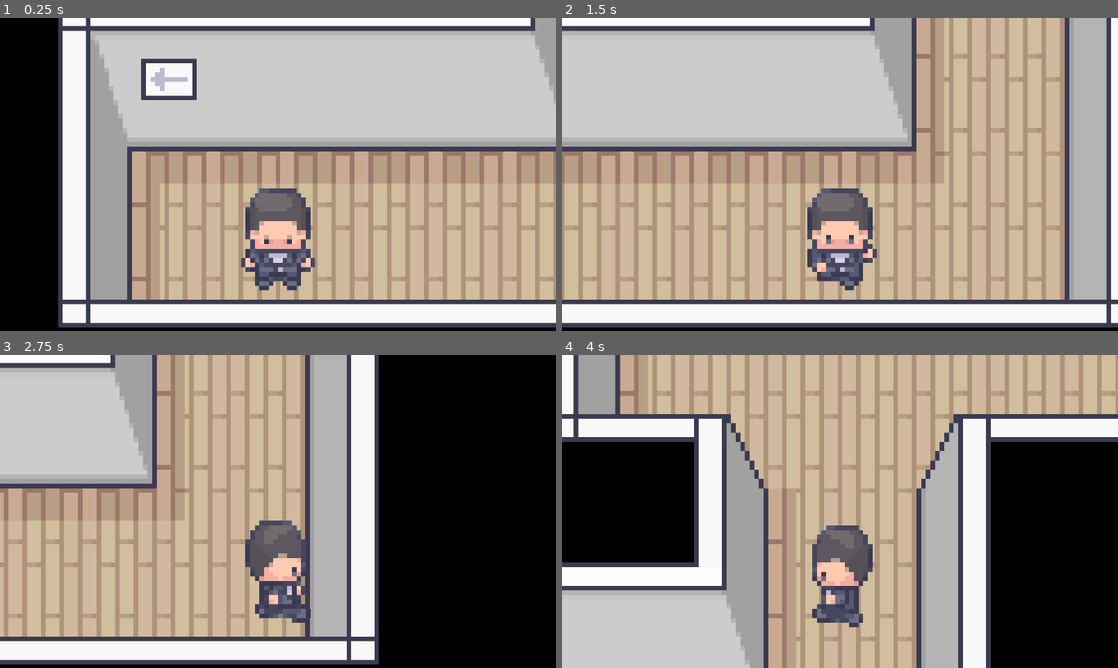
Above: before the commit, frames 1-4 (two rows, left to right).
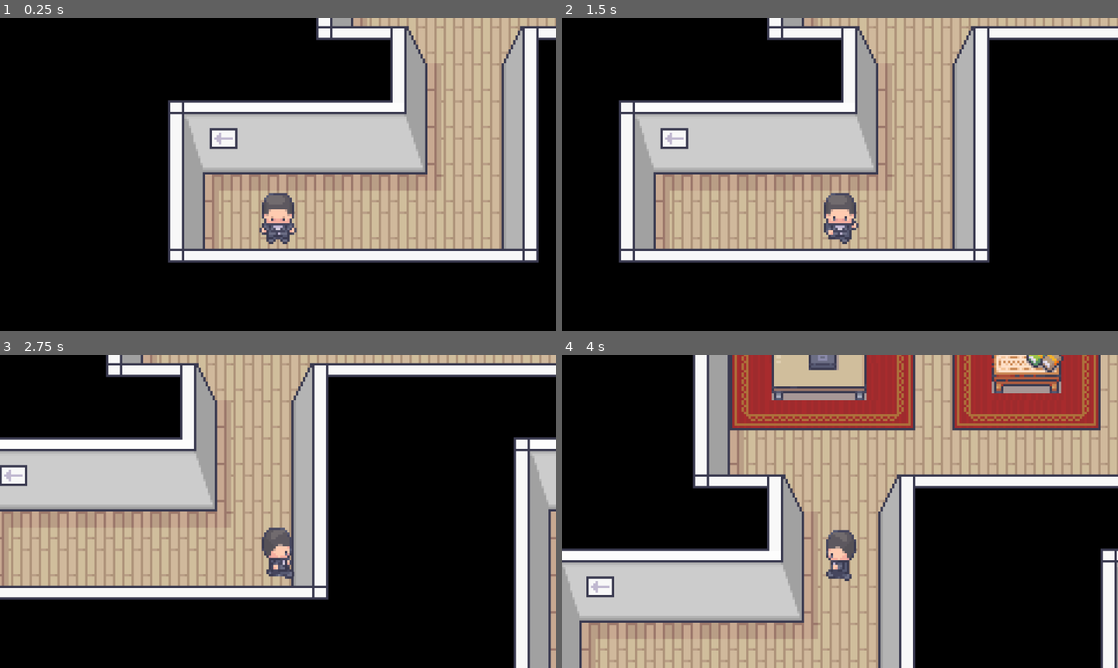
Above: after the commit, the same moments.

Repository: CISC204-S26/hw4-mrcheng-nabilmou
Game: Godot game, scene res://SCENES/TESTS/TestScene3.tscn
The game is run twice, just before and just after one commit, with the same random seed, the same clock (stepped at 60 frames per second) and the same inputs. The project has no main scene, so this scene is started directly.
Inputs:
- Up to frame 1 (0.25 s): no input
- Up to frame 2 (1.5 s): hold D (Right) 0.53-1.28 s; tap E (Interact) at 0.6, 1.35 s; hold S (Down) from 1.28 s (still down)
- Up to frame 3 (2.75 s): release S (Down) at 2.03 s; hold D (Right) from 2.03 s (still down); tap E (Interact) at 2.1 s
- Up to frame 4 (4 s): release D (Right) at 2.78 s; hold W (Up) 2.78-3.53 s; tap E (Interact) at 2.85, 3.6 s; hold A (Left) from 3.53 s (still down)

The runs differ from the first frame. In frame 1, 76% of the frame differs, in the area x 10-100%, y 0-99%; in frame 2, 85%, in the area x 0-100%, y 0-99%; in frame 3, 63%; in frame 4, 66%.

Commit message:
game aspect ratio didnt change
was set to 2 changed before to 1 yesterday didnt change for some reason idk why. even after committing, odd.

Diff:
--- a/cisc-204-pair-project/SCENES/INTERACTABLES/Dialogue.tscn
+++ b/cisc-204-pair-project/SCENES/INTERACTABLES/Dialogue.tscn
@@ -2,7 +2,7 @@
 
 [ext_resource type="Script" uid="uid://rbt0wvfjm15r" path="res://SCRIPTS/dialogue.gd" id="1_jxc7o"]
 [ext_resource type="Texture2D" uid="uid://dggb0bl2r3jsc" path="res://ASSETS/UI/UI books & more.png" id="2_mxu08"]
-[ext_resource type="FontFile" uid="uid://diagsg6itx81q" path="res://ASSETS/UI/font/m6x11plus.ttf" id="3_clwxu"]
+[ext_resource type="FontFile" uid="uid://diagsg6itx81q" path="res://ASSETS/UI/FONTS/m6x11plus.ttf" id="3_clwxu"]
 
 [sub_resource type="AtlasTexture" id="AtlasTexture_8w581"]
 atlas = ExtResource("2_mxu08")
@@ -37,6 +37,7 @@
 [node name="DialogueText" type="Label" parent="DialogueUI/DialogueBox" unique_id=1354685174]
 layout_mode = 1
 anchors_preset = -1
+anchor_left = -0.006849315
 anchor_top = -0.024857437
 anchor_right = -0.006849315
 anchor_bottom = 0.015624948
--- a/cisc-204-pair-project/SCENES/INTERACTABLES/Note.tscn
+++ b/cisc-204-pair-project/SCENES/INTERACTABLES/Note.tscn
@@ -2,7 +2,7 @@
 
 [ext_resource type="Script" uid="uid://dd848bpvpffrx" path="res://SCRIPTS/interactable.gd" id="1_v24m6"]
 [ext_resource type="Texture2D" uid="uid://dggb0bl2r3jsc" path="res://ASSETS/UI/UI books & more.png" id="2_8dbsn"]
-[ext_resource type="FontFile" uid="uid://diagsg6itx81q" path="res://ASSETS/UI/font/m6x11plus.ttf" id="3_hw6st"]
+[ext_resource type="FontFile" uid="uid://diagsg6itx81q" path="res://ASSETS/UI/FONTS/m6x11plus.ttf" id="3_hw6st"]
 
 [sub_resource type="CircleShape2D" id="CircleShape2D_8dbsn"]
 radius = 15.033297
--- a/cisc-204-pair-project/SCENES/INTERACTABLES/StartingPhone.tscn
+++ b/cisc-204-pair-project/SCENES/INTERACTABLES/StartingPhone.tscn
@@ -3,7 +3,7 @@
 [ext_resource type="Script" uid="uid://dd848bpvpffrx" path="res://SCRIPTS/interactable.gd" id="1_qhu77"]
 [ext_resource type="Texture2D" uid="uid://bbssqt57irexm" path="res://ASSETS/ROOMS/Modern_Office_32x32.png" id="2_rxaun"]
 [ext_resource type="Texture2D" uid="uid://dggb0bl2r3jsc" path="res://ASSETS/UI/UI books & more.png" id="3_2hrly"]
-[ext_resource type="FontFile" uid="uid://dh5n7jcgq8slb" path="res://ASSETS/UI/font/BoldPixels.otf" id="4_2hrly"]
+[ext_resource type="FontFile" uid="uid://dh5n7jcgq8slb" path="res://ASSETS/UI/FONTS/BoldPixels.otf" id="4_2hrly"]
 
 [sub_resource type="RectangleShape2D" id="RectangleShape2D_2hrly"]
 size = Vector2(24, 36)
--- a/cisc-204-pair-project/SCENES/NextLevel.tscn
+++ b/cisc-204-pair-project/SCENES/NextLevel.tscn
@@ -1,6 +1,6 @@
 [gd_scene format=3 uid="uid://h4mjbmtr88hi"]
 
-[ext_resource type="Script" uid="uid://crwmiu50up68e" path="res://SCRIPTS/LoadLevel.gd" id="1_8bemu"]
+[ext_resource type="Script" uid="uid://crwmiu50up68e" path="res://SCRIPTS/load_level.gd" id="1_8bemu"]
 
 [sub_resource type="RectangleShape2D" id="RectangleShape2D_p44iv"]
 size = Vector2(16, 44)
--- a/cisc-204-pair-project/SCENES/player.tscn
+++ b/cisc-204-pair-project/SCENES/player.tscn
@@ -460,5 +460,5 @@
 frame_progress = 0.81887496
 
 [node name="Camera2D" type="Camera2D" parent="." unique_id=1228000612]
-offset = Vector2(0, -50)
+offset = Vector2(0, -60)
 zoom = Vector2(2, 2)
--- a/cisc-204-pair-project/project.godot
+++ b/cisc-204-pair-project/project.godot
@@ -22,7 +22,6 @@
 window/size/viewport_width=960
 window/size/viewport_height=540
 window/stretch/mode="canvas_items"
-window/stretch/scale=2.0
 window/stretch/scale_mode="integer"
 
 [input]
Renamed: cisc-204-pair-project/ASSETS/UI/font/BoldPixels.otf -> cisc-204-pair-project/ASSETS/UI/FONTS/BoldPixels.otf
Not shown, changed: cisc-204-pair-project/ASSETS/UI/FONTS/BoldPixels.otf.import
Renamed: cisc-204-pair-project/ASSETS/UI/font/m6x11plus.ttf -> cisc-204-pair-project/ASSETS/UI/FONTS/m6x11plus.ttf
Not shown, changed: cisc-204-pair-project/ASSETS/UI/FONTS/m6x11plus.ttf.import
Renamed: cisc-204-pair-project/SCRIPTS/LoadLevel.gd -> cisc-204-pair-project/SCRIPTS/load_level.gd
Renamed: cisc-204-pair-project/SCRIPTS/LoadLevel.gd.uid -> cisc-204-pair-project/SCRIPTS/load_level.gd.uid
